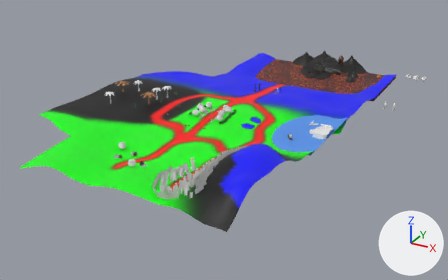
Renders of the Blender file media/trunk/tracks/overworld/overworld.blend from each side of a commit.
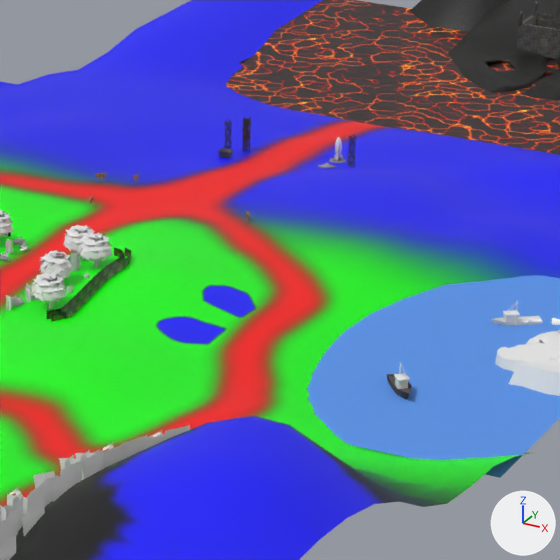
The first picture shows the older version from a 50 mm lens placed at (431.0, -739.0, 385.0), pointed at (-78.0, 186.0, -77.0). The close-ups show the older and then the newer version on the part from 47% to 72% of the width and 21% to 62% of the height of that picture. Only the edits that show in the close-ups are written down. The axes (+X, +Y, +Z) are drawn at lower right. The lights are the same throughout.

The scene before the commit, as lines of its bpy script (objects in view):
```python
me_cylinder_040 = bpy.data.meshes.new('Cylinder.040')
me_cylinder_040.from_pydata(...)  # 92 vertices, 53 faces; spans x -2.19..0.77, y -0.46..0.46, z 0.57..2.14
me_cylinder_040.polygons.foreach_set('use_smooth', [True] * 53)
# faces by material slot: [21, 10, 22]
me_cylinder_040.materials.append(mat_material_011)  # its picture is missing
me_cylinder_040.materials.append(mat_material_012)  # its picture is missing
me_cylinder_040.materials.append(mat_material_002)  # white #ededed
me_plane_007 = bpy.data.meshes.new('Plane.007')
me_plane_007.from_pydata(...)  # 1321 vertices, 1425 faces, 1 loose edge; spans x -122.0..71.0, y -125.0..206.0, z -17.0..9.0
me_plane_007.polygons.foreach_set('use_smooth', [True] * 1425)
me_plane_007.materials.append(mat_splat)  # picture img_splat
me_plane_011 = bpy.data.meshes.new('Plane.011')
me_plane_011.from_pydata(...)  # 237 vertices, 214 faces; spans x -243.0..130.0, y -247.0..226.0, z -26.0..61.0
me_plane_011.polygons.foreach_set('use_smooth', [True] * 214)
me_plane_011.materials.append(mat_blackrock_jpg)  # picture img_blackrock_jpg
ob_boat2 = bpy.data.objects.new('Boat2', me_cylinder_040)
ob_boat2.location = (83.4, 117.3, -20.0)
ob_boat2.rotation_euler = (0.0, 0.0, -0.89)  # degrees (0, 0, -51)
ob_boat2.scale = (6.07, 6.07, 6.07)
ob_fortground = bpy.data.objects.new('FortGround', me_plane_011)
ob_fortground.location = (-12.3, 548.8, -32.2)
ob_fortground.rotation_euler = (0.0, 0.0, -0.0198)  # degrees (0, 0, -1.1)
ob_fortground.scale = (0.246, 0.246, 0.246)
ob_world_001 = bpy.data.objects.new('World.001', me_plane_007)
ob_world_001.location = (-33.6, 104.3, -6.9)
ob_world_001.scale = (2.37, 2.37, 2.37)
# also in view: 'tree_2.005' at (-43.0, 108.0, -1.0); 'tree_2.007' at (-45.0, 143.0, 2.0); 'tree_2.001' at (-51.0, 126.0, -1.0); 'Lava' at (-35.0, 503.0, -38.0); 'Water' at (83.0, 164.0, -17.0)
```
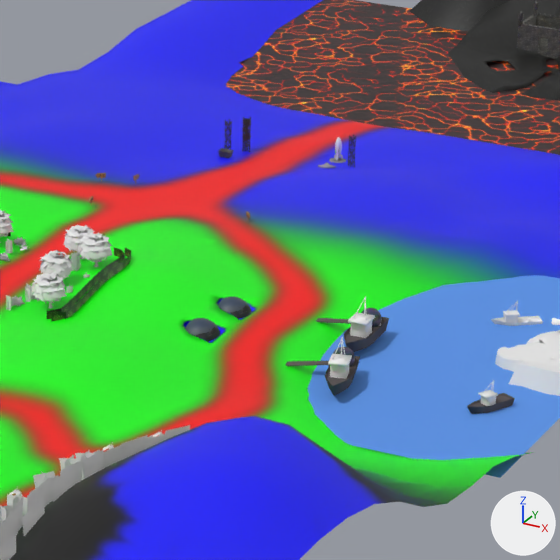
Not visible in the close-ups: 'Bubble.004'.

Where the change shows, as pixel boxes (x1, y1, x2, y2) in the close-ups (560 x 560 px):
'Boat2.001', added: after (316, 296, 389, 352)
    faces in mat_material_011 (its picture is missing): (316, 317, 389, 352)
    faces in mat_material_012 (its picture is missing): (348, 312, 375, 338)
    faces in mat_material_002 (white #ededed): (352, 296, 371, 332)
'Boat2', moved, turned: before (387, 362, 412, 400); after (467, 380, 515, 414)
'Boat2.002', added: after (286, 337, 360, 396)
    faces in mat_material_011 (its picture is missing): (286, 356, 360, 396)
    faces in mat_material_012 (its picture is missing): (328, 354, 352, 379)
    faces in mat_material_002 (white #ededed): (332, 337, 349, 373)
'Bubble.005', added: after (185, 318, 220, 342)
'Bubble.006', added: after (218, 297, 251, 319)
'Sphere.001', added: after (361, 308, 382, 327)
'Sphere', added: after (333, 347, 355, 367)
part 1 of me_plane_007, reshaped: before (178, 278, 268, 324); after (124, 278, 268, 353)

What changed in the scene script:
```text
Change me_plane_007:
    used by ob_world_001; location = (-33.6, 104.3, -6.9); scale = (2.37, 2.37, 2.37)
    remove me_plane_007.from_pydata(...)  # 1321 vertices, 1425 faces, 1 loose edge; spans x -122.0..71.0, y -125.0..206.0, z -17.0..9.0
    add me_plane_007.from_pydata(...)  # 1413 vertices, 1568 faces; spans x -122.0..71.0, y -125.0..206.0, z -17.0..9.0
    me_plane_007 part 1: 1 vertex removed from x 18.0, y 16.0, z 0.0; 94 vertices added at x 13.0..21.0, y 2.0..19.0, z -3.0..1.0
    other edits to the shape of me_plane_007 do not show in these pictures
Change ob_boat2:
    ob_boat2.location: (83.4, 117.3, -20.0) -> (108.4, 117.3, -20.0)
    ob_boat2.rotation_euler: (0.0, 0.0, -0.89) -> (0.0, 0.0, -2.042)  # degrees (0, 0, -51) -> degrees (0, 0, -117)
Add ob_sphere:
    ob_sphere = bpy.data.objects.new('Sphere', me_sphere_006)  # 129 vertices, 128 faces; spans x -0.99..0.99, y -0.99..0.99, z -0.65..1.0; in mat_bubble_png (picture img_bubble_png)
    ob_sphere.location = (59.0, 122.6, -9.8)
    ob_sphere.scale = (3.83, 3.83, 3.83)
Add ob_sphere_001:
    ob_sphere_001 = bpy.data.objects.new('Sphere.001', me_sphere_006)  # 129 vertices, 128 faces; spans x -0.99..0.99, y -0.99..0.99, z -0.65..1.0; in mat_bubble_png (picture img_bubble_png)
    ob_sphere_001.location = (52.9, 158.1, -9.8)
    ob_sphere_001.scale = (3.83, 3.83, 3.83)
Add ob_boat2_001:
    ob_boat2_001 = bpy.data.objects.new('Boat2.001', me_cylinder_003)  # 128 vertices, 100 faces; spans x -2.19..0.77, y -2.04..0.46, z 0.57..2.14; in mat_material_011 (its picture is missing), mat_material_012 (its picture is missing), mat_material_002 (white #ededed)
    ob_boat2_001.location = (54.4, 141.1, -20.2)
    ob_boat2_001.rotation_euler = (0.0, 0.0, -1.528)  # degrees (0, 0, -88)
    ob_boat2_001.scale = (9.9, 9.9, 9.9)
Add ob_boat2_002:
    ob_boat2_002 = bpy.data.objects.new('Boat2.002', me_cylinder_005)  # 128 vertices, 100 faces; spans x -2.19..0.77, y -2.04..0.46, z 0.57..2.14; in mat_material_011 (its picture is missing), mat_material_012 (its picture is missing), mat_material_002 (white #ededed)
    ob_boat2_002.location = (63.7, 106.7, -20.1)
    ob_boat2_002.rotation_euler = (0.0, 0.0, -1.32)  # degrees (0, 0, -76)
    ob_boat2_002.scale = (9.59, 9.59, 9.59)
Add ob_bubble_004:
    ob_bubble_004 = bpy.data.objects.new('Bubble.004', me_sphere_004)
    ob_bubble_004.location = (11.2, 140.9, -7.6)
    ob_bubble_004.rotation_euler = (-0.368, -1.151, -5.765)  # degrees (-21, -66, -330)
    ob_bubble_004.scale = (9.91, 9.91, 9.91)
Add ob_bubble_005:
    ob_bubble_005 = bpy.data.objects.new('Bubble.005', me_sphere_008)  # 153 vertices, 129 faces; spans x -0.327..0.286, y -0.632..0.676, z -0.575..0.567; in mat_envmap3_png (picture img_envmap3_png)
    ob_bubble_005.location = (10.4, 118.5, -7.4)
    ob_bubble_005.rotation_euler = (-0.368, -1.151, -5.765)  # degrees (-21, -66, -330)
    ob_bubble_005.scale = (9.91, 9.91, 9.91)
Add ob_bubble_006:
    ob_bubble_006 = bpy.data.objects.new('Bubble.006', me_sphere_008)  # 153 vertices, 129 faces; spans x -0.327..0.286, y -0.632..0.676, z -0.575..0.567; in mat_envmap3_png (picture img_envmap3_png)
    ob_bubble_006.location = (11.2, 140.8, -7.4)
    ob_bubble_006.rotation_euler = (-0.368, -1.151, -5.765)  # degrees (-21, -66, -330)
    ob_bubble_006.scale = (9.91, 9.91, 9.91)
```
